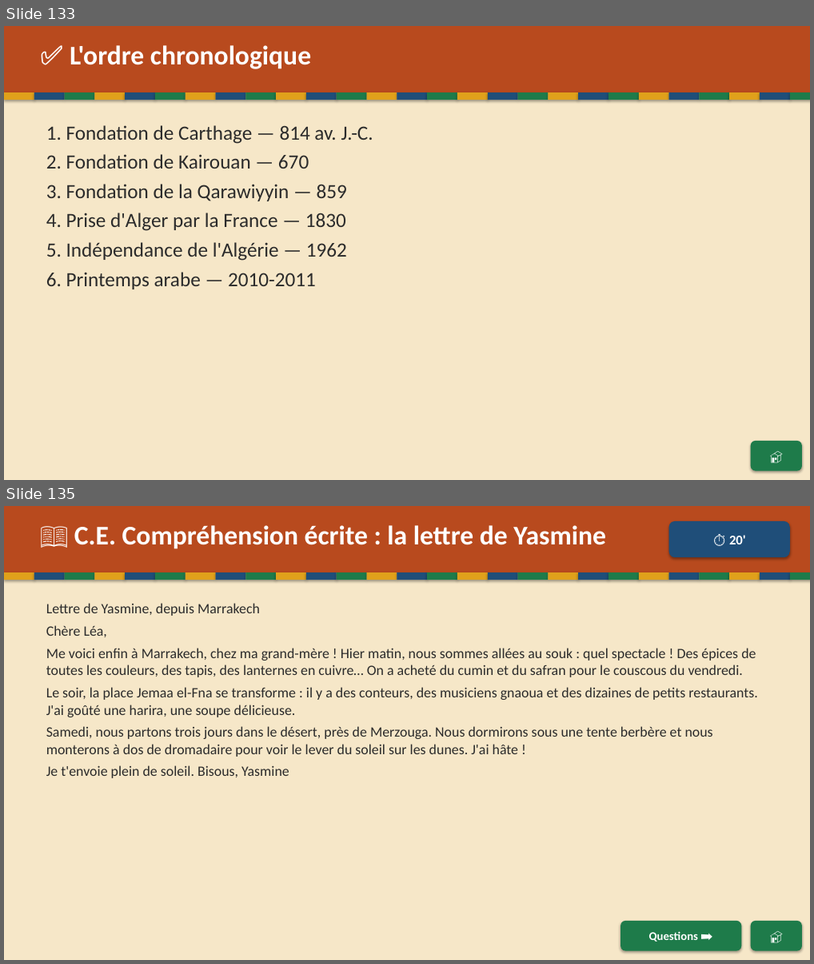
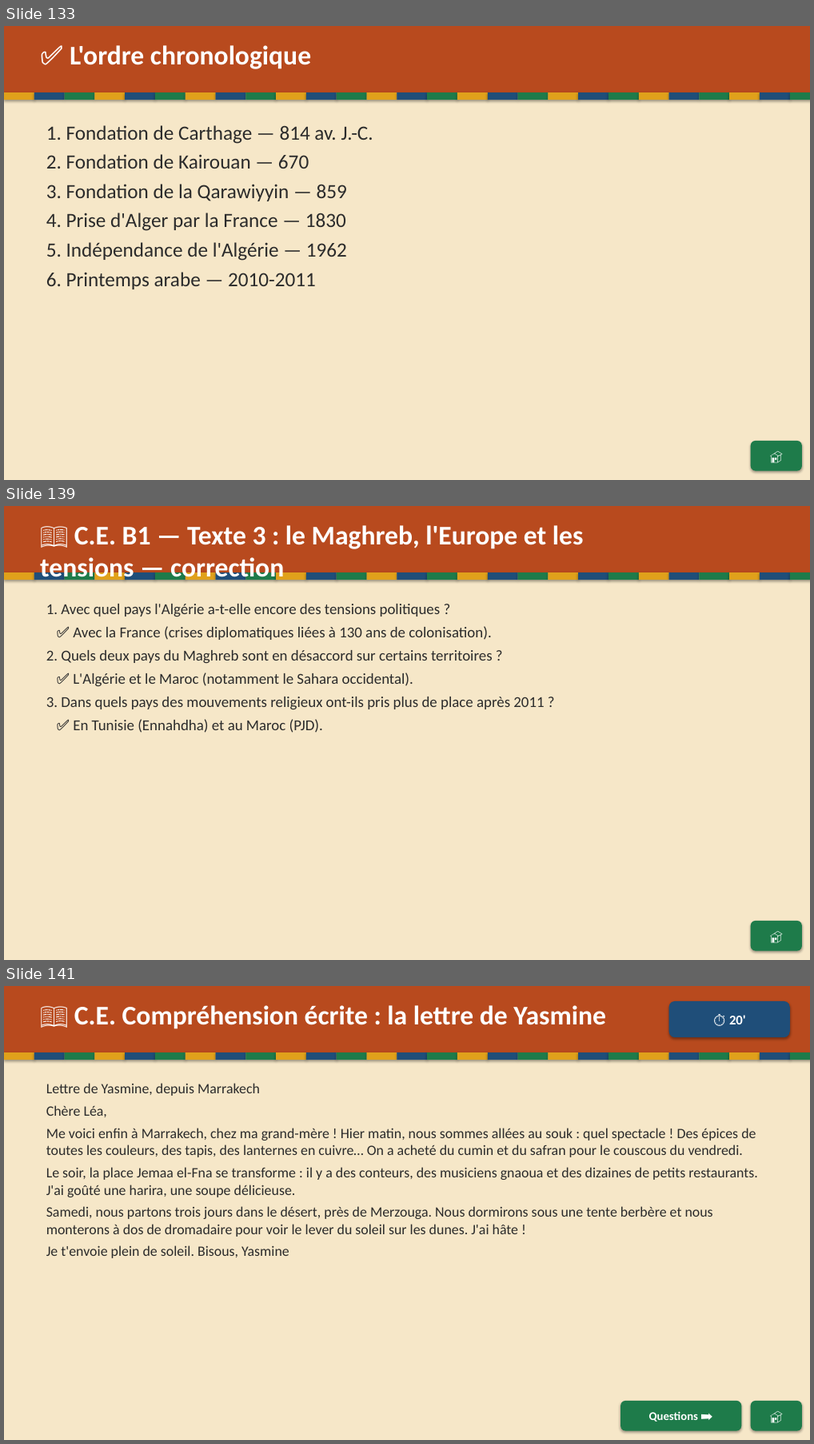
Before and after one commit to Paquereauman/Paquereauman, a slide deck: maghreb/maghreb-interactif.pptx. Shown one above the other, each under a label of ours: slides 133 and 135 before the commit, slides 133, 139 and 141 after it; the slides between them are not shown. The pictures are 814x964 and 814x1444 pixels, drawn with LibreOffice and Linux fonts; fonts in the diff are those of the drawing. Boxes give left, top, right and bottom in pixels: in the first picture for what was removed or moved away, otherwise in the second. Text is boxed around its words. In the diff, an @@ line names an element or a change of style, - is before the commit and + after.

```diff
--- a/maghreb/maghreb-interactif.pptx
+++ b/maghreb/maghreb-interactif.pptx
@@ slide 139 added at [4, 506, 810, 960], background #FFFFFF @@
@@ rectangle added at [4, 506, 810, 960], fill #F6E7C8 @@
@@ rectangle added at [4, 506, 810, 572], fill #B84A1E @@
@@ text added at [40, 525, 584, 584], 32 pt, text #FFFFFF, bold @@
+📖 C.E. B1 — Texte 3 : le Maghreb, l'Europe et les tensions — correction
@@ rectangle added at [4, 572, 34, 580], fill #E0A11B @@
@@ rectangle added at [34, 572, 65, 580], fill #1F4E79 @@
@@ rectangle added at [65, 572, 94, 580], fill #1E7B4A @@
@@ rectangle added at [94, 572, 125, 580], fill #E0A11B @@
@@ rectangle added at [125, 572, 155, 580], fill #1F4E79 @@
@@ rectangle added at [155, 572, 186, 580], fill #1E7B4A @@
@@ rectangle added at [186, 572, 216, 580], fill #E0A11B @@
@@ rectangle added at [216, 572, 246, 580], fill #1F4E79 @@
@@ rectangle added at [246, 572, 276, 580], fill #1E7B4A @@
@@ rectangle added at [276, 572, 306, 580], fill #E0A11B @@
@@ rectangle added at [306, 572, 337, 580], fill #1F4E79 @@
@@ rectangle added at [337, 572, 367, 580], fill #1E7B4A @@
@@ rectangle added at [367, 572, 398, 580], fill #E0A11B @@
@@ rectangle added at [398, 572, 427, 580], fill #1F4E79 @@
@@ rectangle added at [427, 572, 458, 580], fill #1E7B4A @@
@@ rectangle added at [458, 572, 488, 580], fill #E0A11B @@
@@ rectangle added at [488, 572, 518, 580], fill #1F4E79 @@
@@ rectangle added at [518, 572, 549, 580], fill #1E7B4A @@
@@ rectangle added at [549, 572, 578, 580], fill #E0A11B @@
@@ rectangle added at [578, 572, 609, 580], fill #1F4E79 @@
@@ rectangle added at [609, 572, 639, 580], fill #1E7B4A @@
@@ rectangle added at [639, 572, 670, 580], fill #E0A11B @@
@@ rectangle added at [670, 572, 700, 580], fill #1F4E79 @@
@@ rectangle added at [700, 572, 730, 580], fill #1E7B4A @@
@@ rectangle added at [730, 572, 760, 580], fill #E0A11B @@
@@ rectangle added at [760, 572, 790, 580], fill #1F4E79 @@
@@ rectangle added at [790, 572, 810, 580], fill #1E7B4A @@
@@ text added at [46, 604, 544, 732], 18 pt, text #2B2B2B @@
+1. Avec quel pays l'Algérie a-t-elle encore des tensions politiques ?
+✅ Avec la France (crises diplomatiques liées à 130 ans de colonisation).
+2. Quels deux pays du Maghreb sont en désaccord sur certains territoires ?
+✅ L'Algérie et le Maroc (notamment le Sahara occidental).
+3. Dans quels pays des mouvements religieux ont-ils pris plus de place après 2011 ?
+✅ En Tunisie (Ennahdha) et au Maroc (PJD).
@@ rounded rectangle added at [751, 920, 802, 951], fill #1E7B4A, 16 pt, text #FFFFFF, bold @@
+🏠
@@ what was slide 135 is now slide 141 @@
```
Also in this commit, not shown: 1 slide changed, 5 other slides added, 1 other file.
